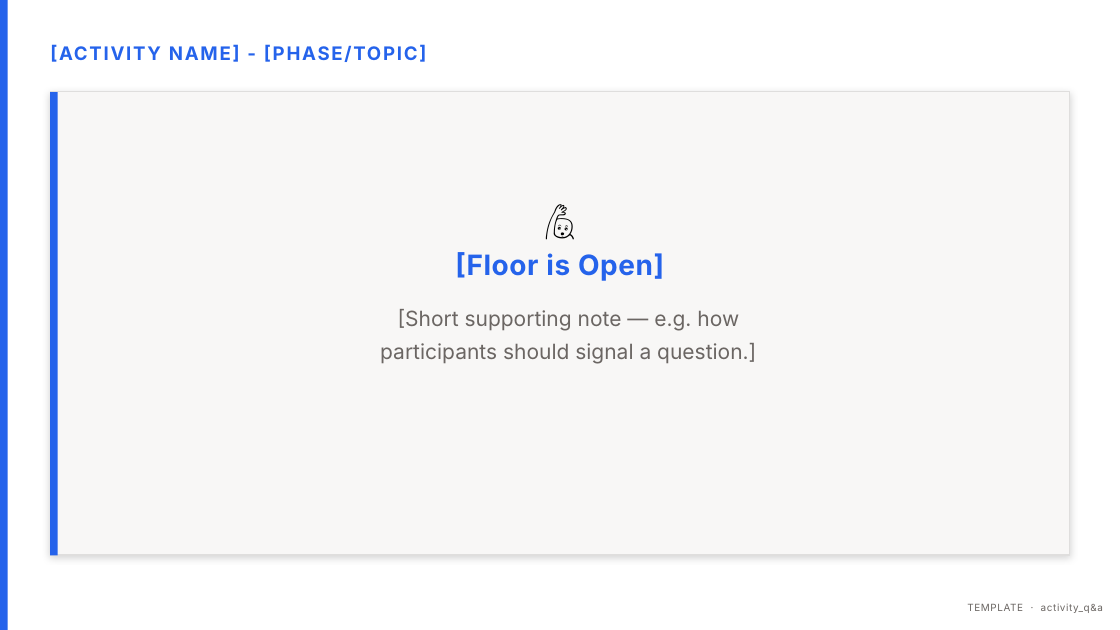
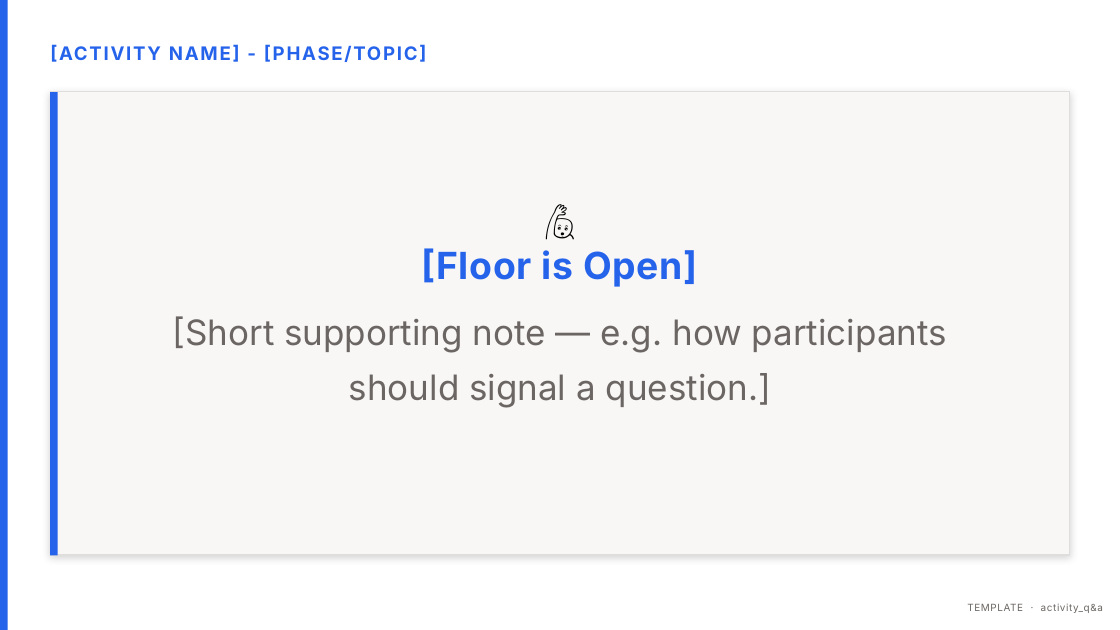
Before and after one commit to ls1intum/hestia, a slide deck: slide 6 of apps/workshopper/backend/src/main/resources/templates/workshopper-default.pptx (slide 7 before the commit). Drawn at 1120x630 pixels with LibreOffice and Linux fonts; fonts in the diff are those of the drawing. Boxes give left, top, right and bottom in pixels: in the first picture for what was removed or moved away, otherwise in the second. Text is boxed around its words. In the diff, an @@ line names an element or a change of style, - is before the commit and + after.

Commit message:
feat(workshopper): delete activity_tiled layout and remove debrief reflection question (#87)
- Shifted PowerPoint template layout indices down to reflect the deleted activity_tiled slide

- Unified activity slides under the new activity_sidebar layout logic

- Overhauled SlideWorkstation.tsx preview to match new activity_sidebar geometry and font sizing

- Purged debrief reflection questions from LLM prompts and frontend form editors

```diff
--- a/apps/workshopper/backend/src/main/resources/templates/workshopper-default.pptx
+++ b/apps/workshopper/backend/src/main/resources/templates/workshopper-default.pptx
@@ text "[Floor is Open]" at (422, 248, 697, 287): size 24 to 32 pt @@
@@ text "[Short supporting note — e.g. ...": place and size @@
-text "[Short supporting note — e.g. ..." at (380, 309, 756, 364)
+text "[Short supporting note — e.g. ..." at (173, 316, 947, 408)
@@ text "[Short supporting note — e.g. ..." at (173, 316, 947, 408): size 18 to 30 pt @@
```
Also in this commit, not shown: 9 other slides changed, 1 slide removed, 14 other files.
